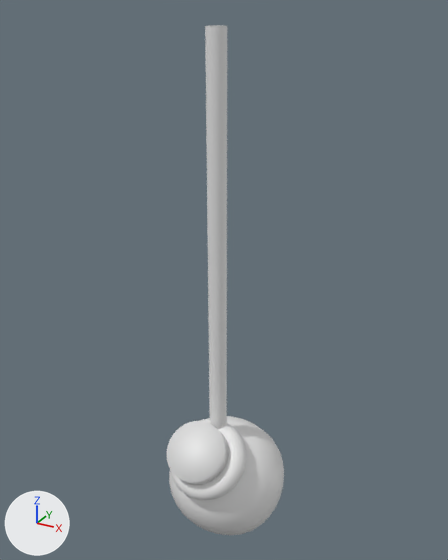
One commit to the FBX model Unity/Assets/3D/Props/flask_03.fbx: the scene before it, then after it.
Camera for both pictures: a camera (50 mm lens) standing at (1.12, -1.98, 0.06) and looking at (-0.03, 0.11, -0.99). Every picture has the same lights, and +X, +Y and +Z are marked at lower left. Where no turn or scale is listed for an object, it has been applied to the vertices.

Names of what the first picture shows: 'flask_03'.
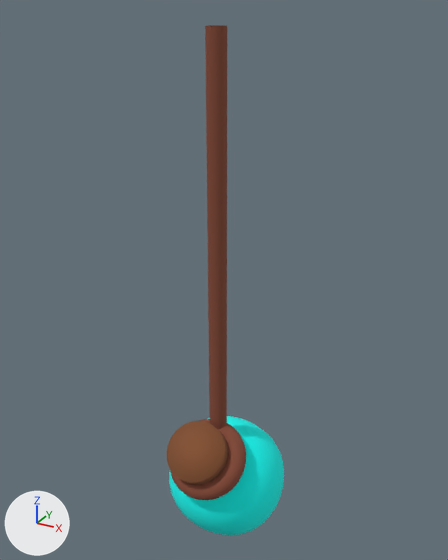
Location of each change, [x1, y1, x2, y2] in pixels of the pictures (448 x 560 px):
```json
{"part": 1, "of": "me_cylinder", "change": "recoloured", "before": [169, 416, 284, 535], "after": [169, 416, 284, 535], "on screen": "grey to cyan"}
{"part": 2, "of": "me_cylinder", "change": "recoloured", "before": [167, 421, 228, 485], "after": [167, 421, 228, 485], "on screen": "white to brown"}
{"part": 3, "of": "me_cylinder", "change": "recoloured", "before": [170, 419, 246, 500], "after": [170, 419, 246, 500], "on screen": "white to brown"}
{"part": 4, "of": "me_cylinder", "change": "recoloured", "before": [205, 25, 227, 429], "after": [205, 25, 227, 429], "on screen": "grey to brown"}
```

Edits to the scene script, one JSON object a line:
```json
{"op": "add", "block": "mat_flask", "code": ["mat_flask = principled_material('Flask')", "mat_flask.base_color = (0.0, 1.0, 0.922)  # cyan #00fff6", "mat_flask.roughness = 1.0"]}
{"op": "add", "block": "mat_bouchon", "code": ["mat_bouchon = principled_material('bouchon')", "mat_bouchon.base_color = (0.24, 0.0846, 0.0307)  # brown #865231", "mat_bouchon.roughness = 1.0"]}
{"op": "add", "block": "mat_copper", "code": ["mat_copper = principled_material('copper')", "mat_copper.base_color = (0.233, 0.0693, 0.0387)  # brown #854a37", "mat_copper.roughness = 1.0"]}
{"block": "me_cylinder", "where": "me_cylinder.from_pydata(...)  # 1730 vertices, 1636 faces; spans x -0.27..0.27, y -0.27..0.37, z -2.27..0.0"}
{"block": "me_cylinder", "where": "# used by ob_flask_03; location = (0.0, 0.0, 0.0)"}
{"block": "me_cylinder", "change": "me_cylinder part 1: 418 of the faces centred in x -0.26..0.26, y -0.19..0.36, z -2.27..-1.69 switch from no material to mat_flask (cyan #00fff6)"}
{"block": "me_cylinder", "change": "me_cylinder part 2: 34 of the faces centred in x -0.15..0.11, y -0.24..-0.05, z -1.78..-1.62 switch from no material to mat_bouchon (brown #865231)"}
{"block": "me_cylinder", "change": "me_cylinder part 3: 1152 of the faces centred in x -0.17..0.17, y -0.25..0.05, z -1.89..-1.63 switch from no material to mat_copper (brown #854a37)"}
{"block": "me_cylinder", "change": "me_cylinder part 4: 32 of the faces centred in x -0.04..0.04, y -0.04..0.04, z -0.98 switch from no material to mat_copper (brown #854a37)"}
```
